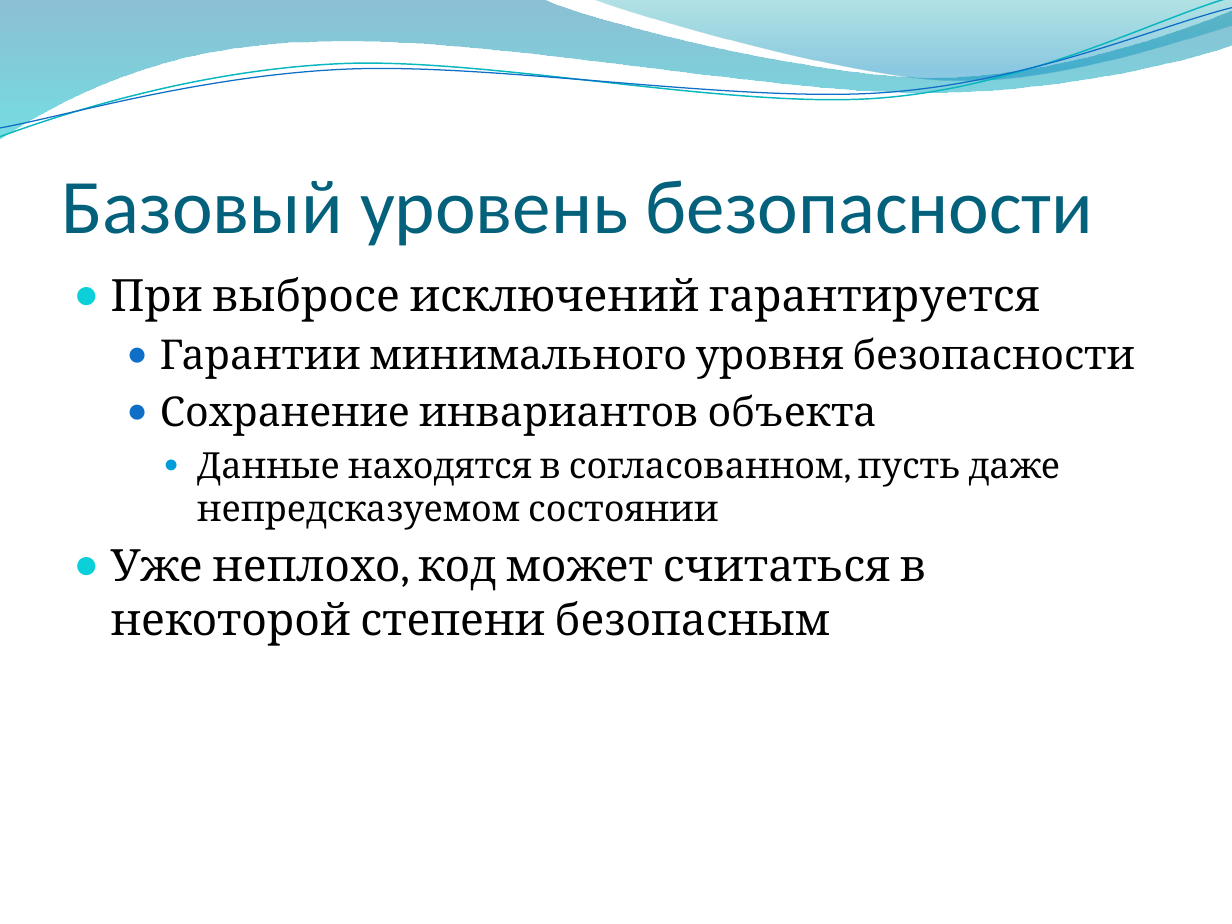
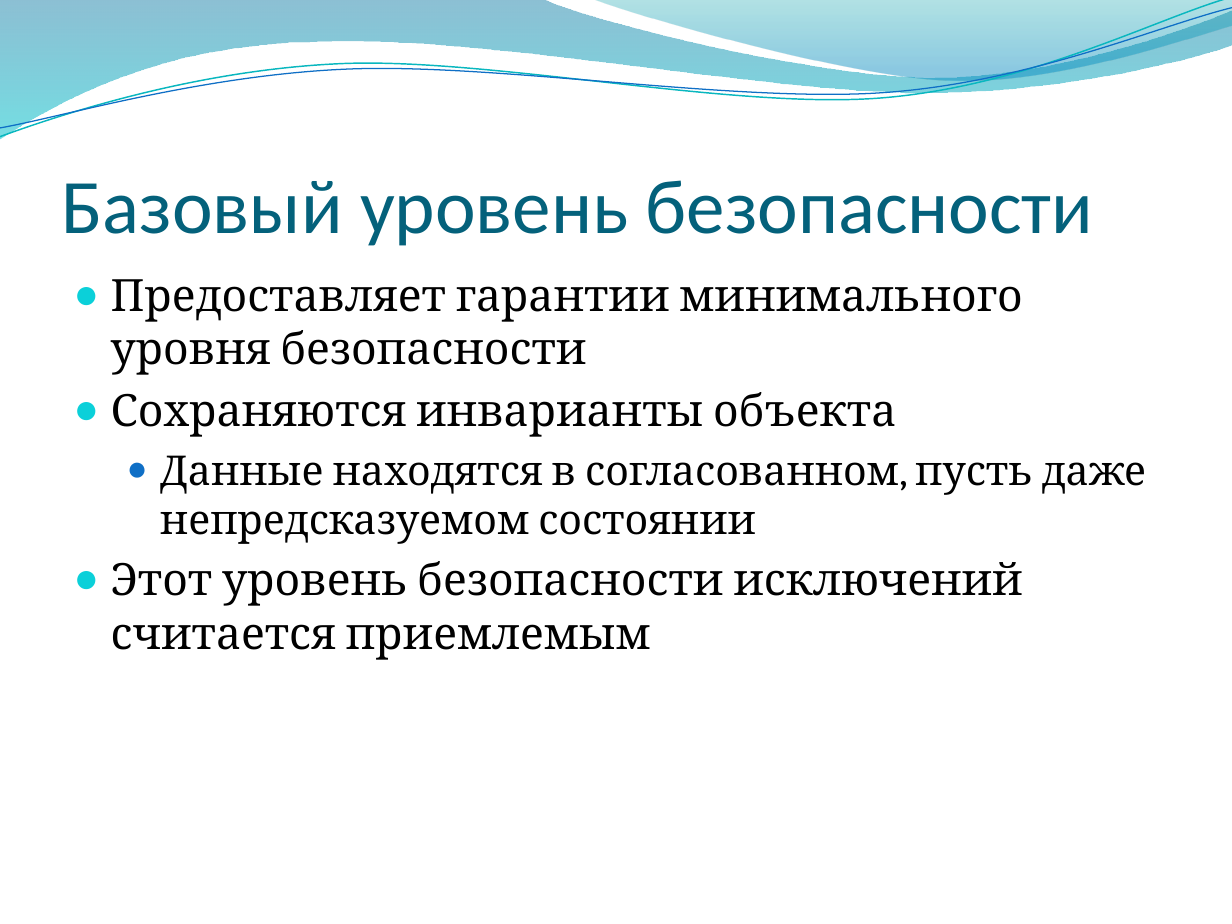
Before and after one commit to alexey-malov/oop, a slide deck: slide 25 of lectures/05/Обработка ошибок и исключительных ситуаций.pptx. Drawn at 1232x924 pixels with LibreOffice and Linux fonts; fonts in the diff are those of the drawing; background and template pictures are left out. Boxes give left, top, right and bottom in pixels: in the first picture for what was removed or moved away, otherwise in the second. Text is boxed around its words. In the diff, an @@ line names an element or a change of style, - is before the commit and + after.

```diff
--- a/lectures/05/Обработка ошибок и исключительных ситуаций.pptx
+++ b/lectures/05/Обработка ошибок и исключительных ситуаций.pptx
@@ text at [111, 279, 1023, 437]: text changed; size 24 to 26 pt @@
-● При выбросе исключений гарантируется
-  ● Гарантии минимального уровня безопасности
-  ● Сохранение инвариантов объекта
+● Предоставляет гарантии минимального уровня безопасности
+● Сохраняются инварианты объекта
@@ text at [160, 455, 1146, 544]: size 21 to 24 pt in "Данные находятся в согласованном, пусть даже непредсказуемом ..."; list level 3 to 2 in "Данные находятся в согласованном, пусть ..."; bullet colour #009DD9 to #0F6FC6 @@
@@ text at [111, 561, 1023, 660]: text changed @@
-● Уже неплохо, код может считаться в некоторой степени безопасным
+● Этот уровень безопасности исключений считается приемлемым
```
Also in this commit, not shown: 4 other slides changed, 4 slides added, 2 other files.
